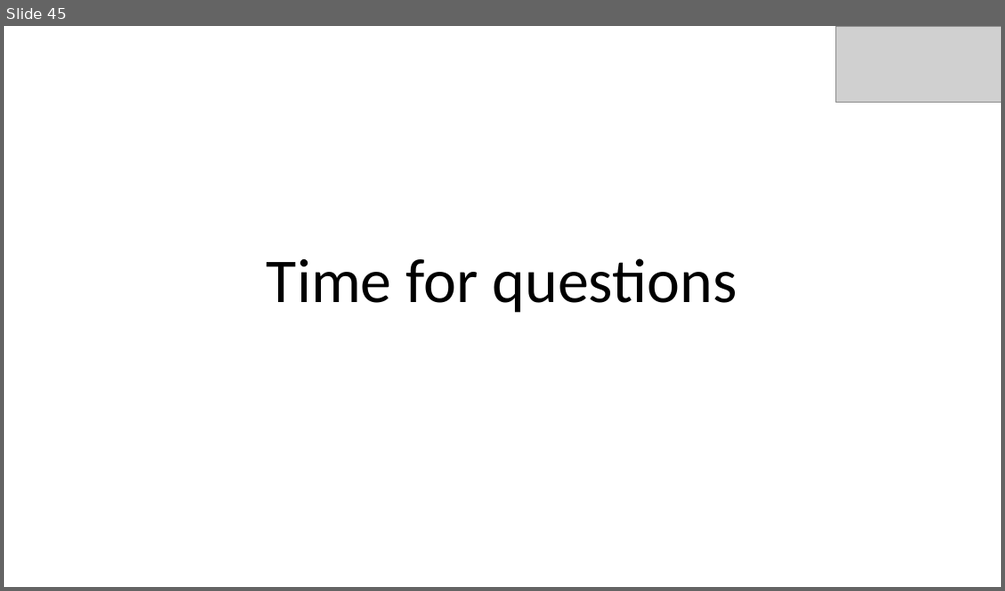
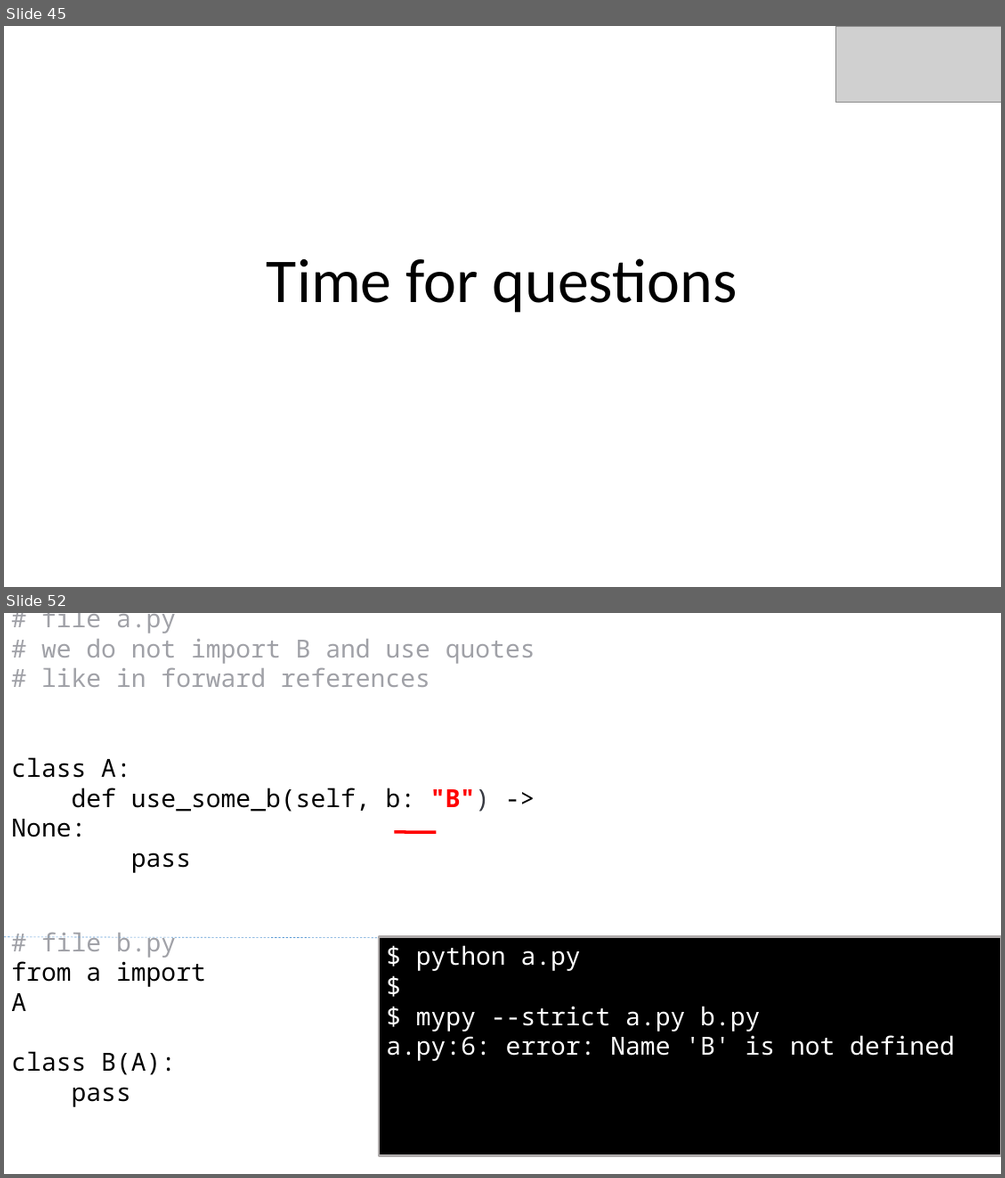
Before and after one commit to bluebird75/whoiam, a slide deck: PyParis_2018/Type Annotations PyParis 2018 - v4.pptx. Shown one above the other, each under a label of ours: slide 45 before the commit, slides 45 and 52 after it; the slides between them are not shown. The pictures are 1005x591 and 1005x1178 pixels, drawn with LibreOffice and Linux fonts; fonts in the diff are those of the drawing; grey boxes stand for pictures; background and template pictures are left out. Boxes give left, top, right and bottom in pixels: in the first picture for what was removed or moved away, otherwise in the second. Text is boxed around its words. In the diff, an @@ line names an element or a change of style, - is before the commit and + after.

Commit message:
Add resources page and an extra example
- videos and website about Type Annotations
- one extra example showing how to solve circular imports

```diff
--- a/PyParis_2018/Type Annotations PyParis 2018 - v4.pptx
+++ b/PyParis_2018/Type Annotations PyParis 2018 - v4.pptx
@@ slide 52 added at [4,613,1001,1174], background #FFFFFF @@
@@ text added at [11,613,535,873], 24 pt, text #A0A1A7 @@
+# file a.py
+# we do not import B and use quotes
+# like in forward references
+class A:
+def use_some_b(self, b: "B") -> None:
+pass
@@ line added from (395, 832) to (437, 832), #FF0000 3 pt @@
@@ text added at [11,932,206,1107], 24 pt, text #000000 @@
+# file b.py
+from a import A
+class B(A):
+pass
@@ line added from (4, 937) to (1001, 939), #5B9BD5 0.5 pt dashed @@
@@ rectangle added at [379,937,1001,1156], fill #000000, outline #AFABAB 2.25 pt, 24 pt, text #FFFFFF @@
+$ python a.py
+$
+$ mypy --strict a.py b.py
+a.py:6: error: Name 'B' is not defined
```
Also in this commit, not shown: 7 other slides added, 2 other files.
